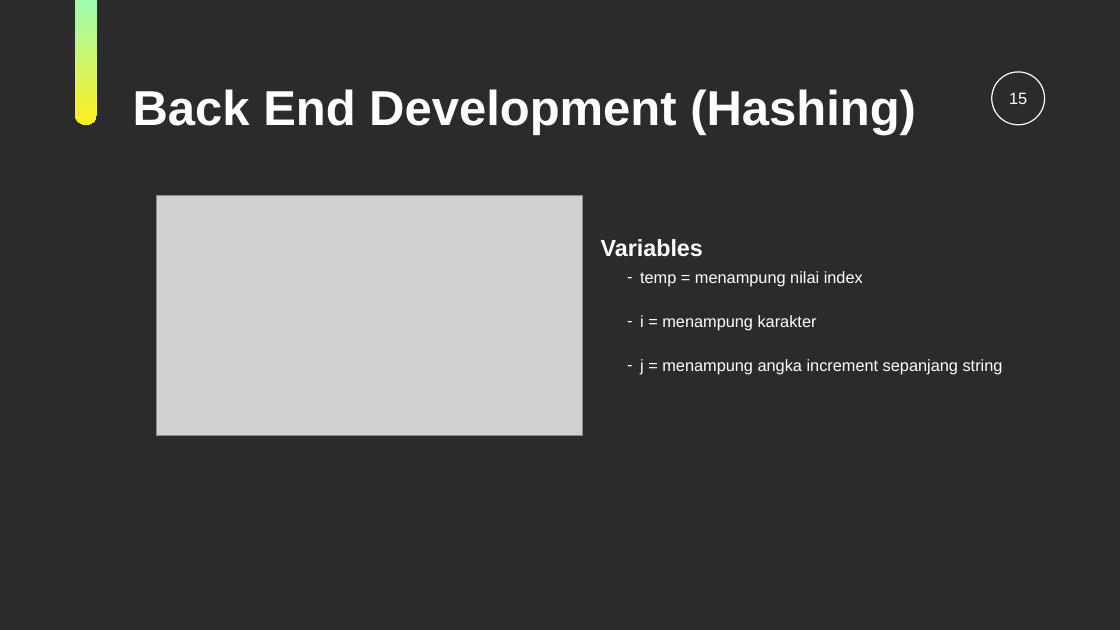
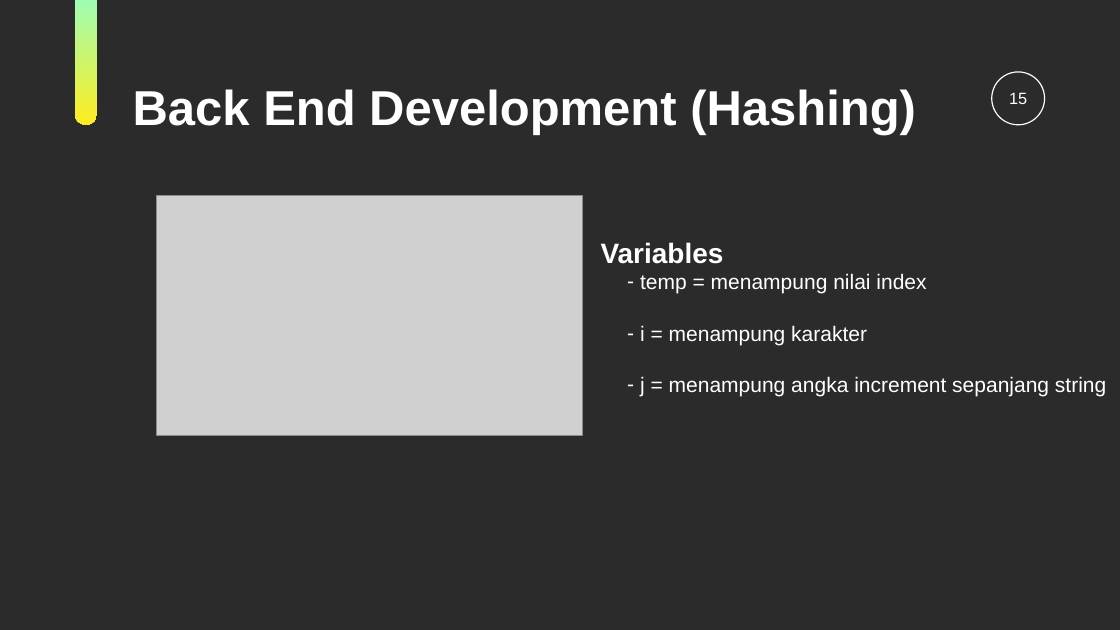
Before and after one commit to Jrhero14/FINALPROJECT-StrukturData, a slide deck: slide 15 of KamusGaul-Strukdat.ppt. Drawn at 1120x630 pixels with LibreOffice and Linux fonts; fonts in the diff are those of the drawing; grey boxes stand for pictures; background and template pictures are left out; a plain dark background stands for a picture behind light text. Boxes give left, top, right and bottom in pixels: in the first picture for what was removed or moved away, otherwise in the second. Text is boxed around its words. In the diff, an @@ line names an element or a change of style, - is before the commit and + after.

```diff
--- a/KamusGaul-Strukdat.ppt
+++ b/KamusGaul-Strukdat.ppt
@@ text "Variables" at [601, 242, 724, 264]: size 40 to 48 pt @@
@@ text "temp = menampung nilai index" at [640, 273, 1106, 397]: size 28 to 36 pt @@
```
Also in this commit, not shown: 4 other slides changed, 5 slides added, 2 slides removed.
